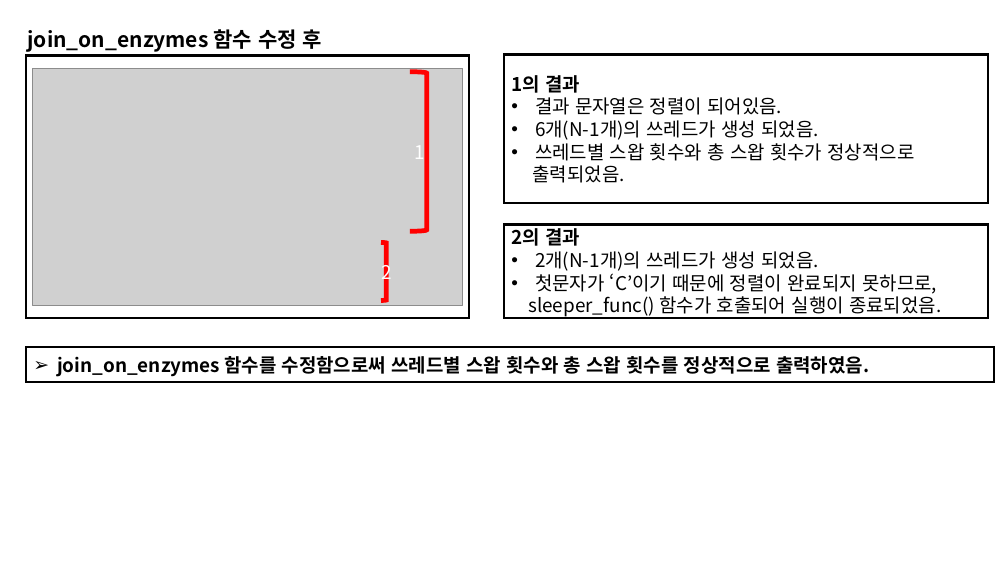
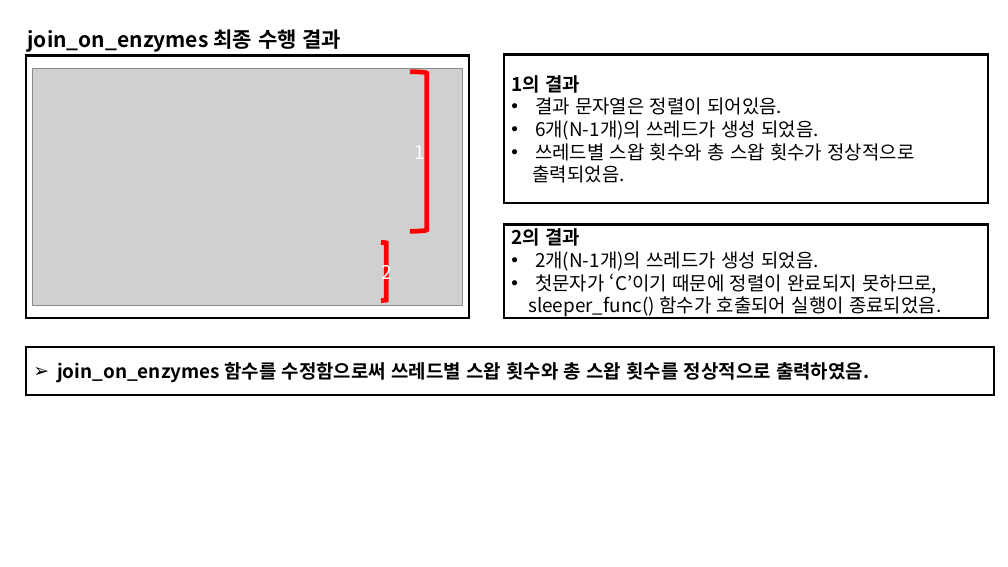
Before and after one commit to dudghks97/OS, a slide deck: slide 5 of 2016305078_최영환_os_report_02.pptx. Drawn at 1008x567 pixels with LibreOffice and Linux fonts; fonts in the diff are those of the drawing; grey boxes stand for pictures. Boxes give left, top, right and bottom in pixels: in the first picture for what was removed or moved away, otherwise in the second. Text is boxed around its words. In the diff, an @@ line names an element or a change of style, - is before the commit and + after.

```diff
--- a/2016305078_최영환_os_report_02.pptx
+++ b/2016305078_최영환_os_report_02.pptx
@@ text at bbox=[27, 29, 342, 52]: text changed @@
-join_on_enzymes 함수 수정 후
+join_on_enzymes 최종 수행 결과
@@ rectangle "join_on_enzymes 함수를 수정함으로써 쓰레드별 스왑 ...": place and size @@
-rectangle "join_on_enzymes 함수를 수정함으로써 쓰레드별 스왑 ..." at bbox=[26, 347, 994, 383]
+rectangle "join_on_enzymes 함수를 수정함으로써 쓰레드별 스왑 ..." at bbox=[26, 347, 994, 395]
```
Also in this commit, not shown: 6 other slides changed.
